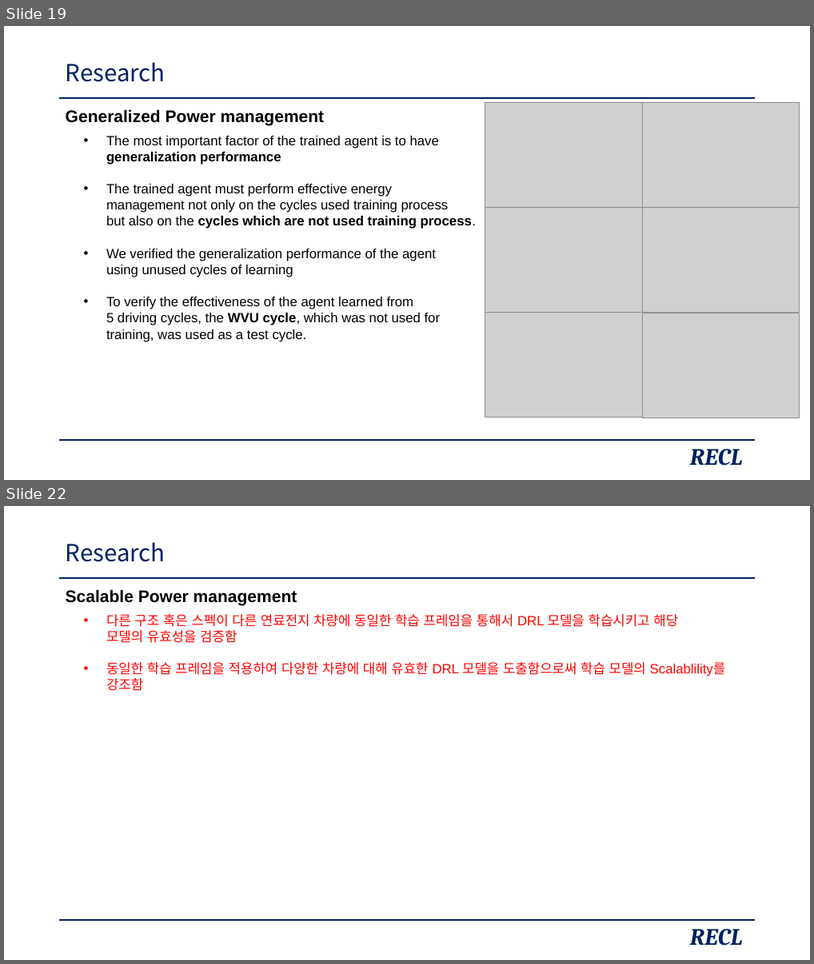
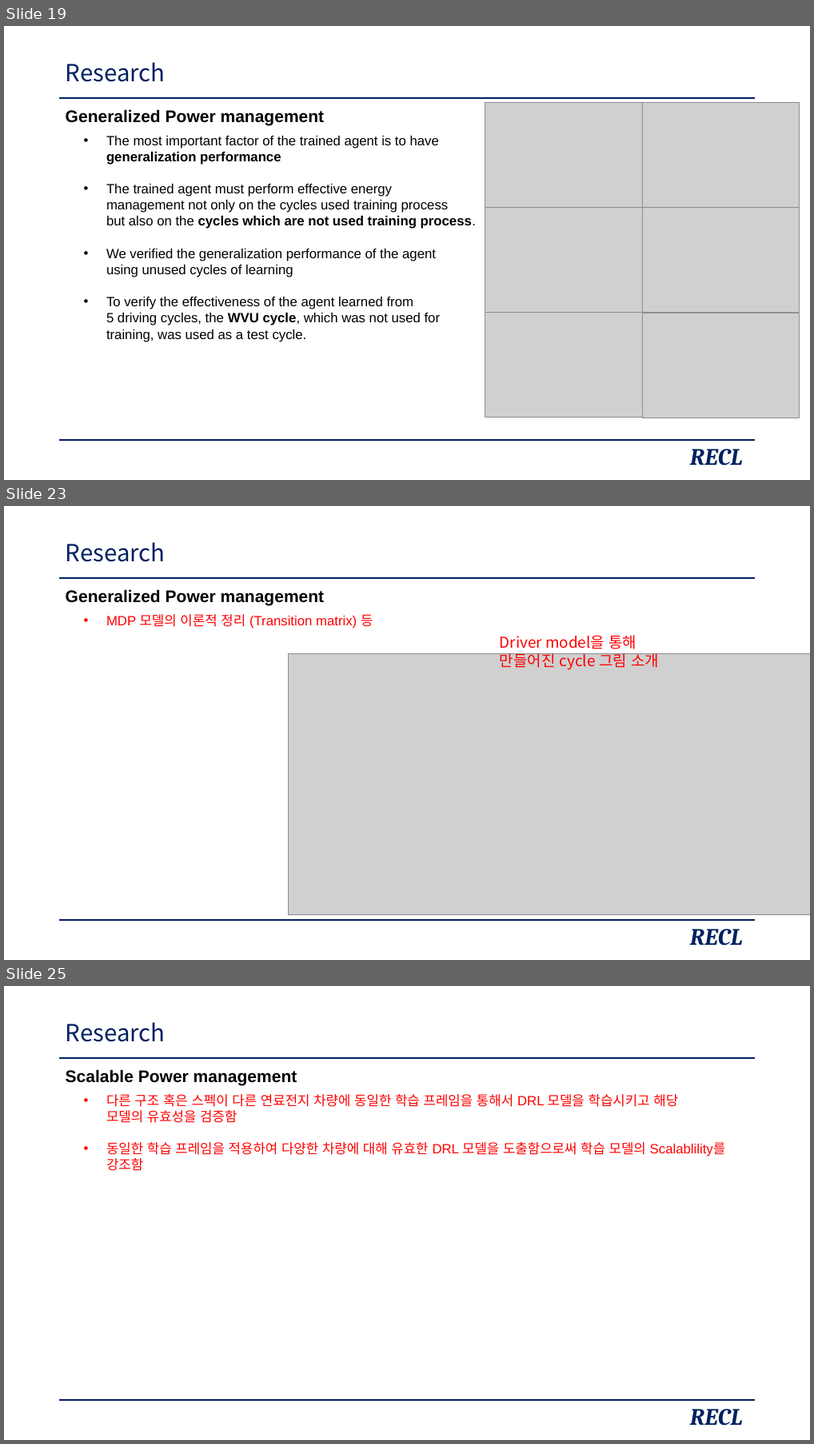
Before and after one commit to zidane89/experiment, a slide deck: 발표자료_초안.pptx. Shown one above the other, each under a label of ours: slides 19 and 22 before the commit, slides 19, 23 and 25 after it; the slides between them are not shown. The pictures are 814x964 and 814x1444 pixels, drawn with LibreOffice and Linux fonts; fonts in the diff are those of the drawing; grey boxes stand for pictures. Boxes give left, top, right and bottom in pixels: in the first picture for what was removed or moved away, otherwise in the second. Text is boxed around its words. In the diff, an @@ line names an element or a change of style, - is before the commit and + after.

```diff
--- a/발표자료_초안.pptx
+++ b/발표자료_초안.pptx
@@ slide 23 added at bbox=[4, 506, 810, 960], background #FFFFFF; not listed: 2 template elements that a slide beside it also shows @@
@@ title added at bbox=[66, 542, 166, 562], 28 pt, text #002060 @@
+Research
@@ text added at bbox=[66, 589, 325, 605], 20 pt, text #000000, bold @@
+Generalized Power management
@@ text added at bbox=[106, 614, 373, 628], 16 pt, text #FF0000 @@
+• MDP 모델의 이론적 정리 (Transition matrix) 등
@@ text added at bbox=[500, 635, 659, 670], 18 pt, text #FF0000 @@
+Driver model을 통해
+만들어진 cycle 그림 소개
@@ picture added at bbox=[288, 654, 810, 915] @@
@@ text added at bbox=[690, 928, 743, 945], 28 pt, text #002060, bold, italic @@
+RECL
@@ what was slide 22 is now slide 25 @@
```
Also in this commit, not shown: 2 slides changed, 2 other slides added.
